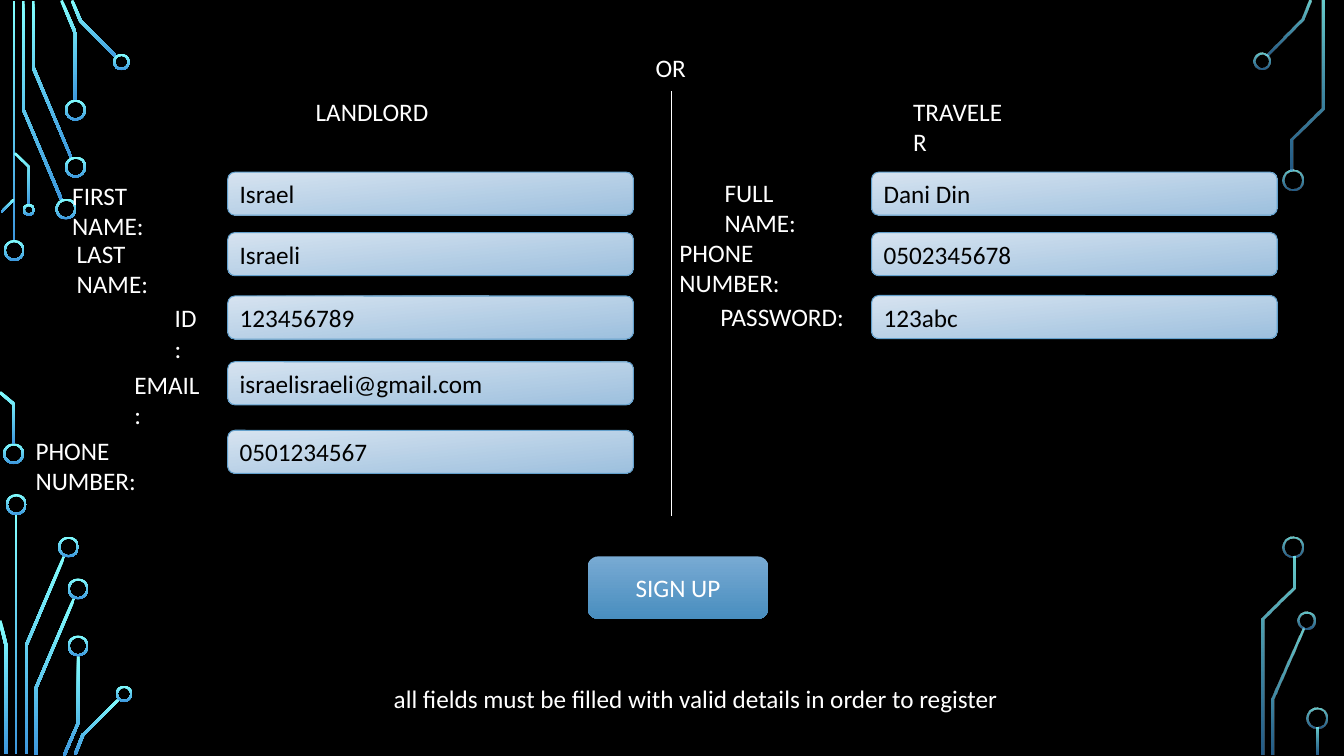
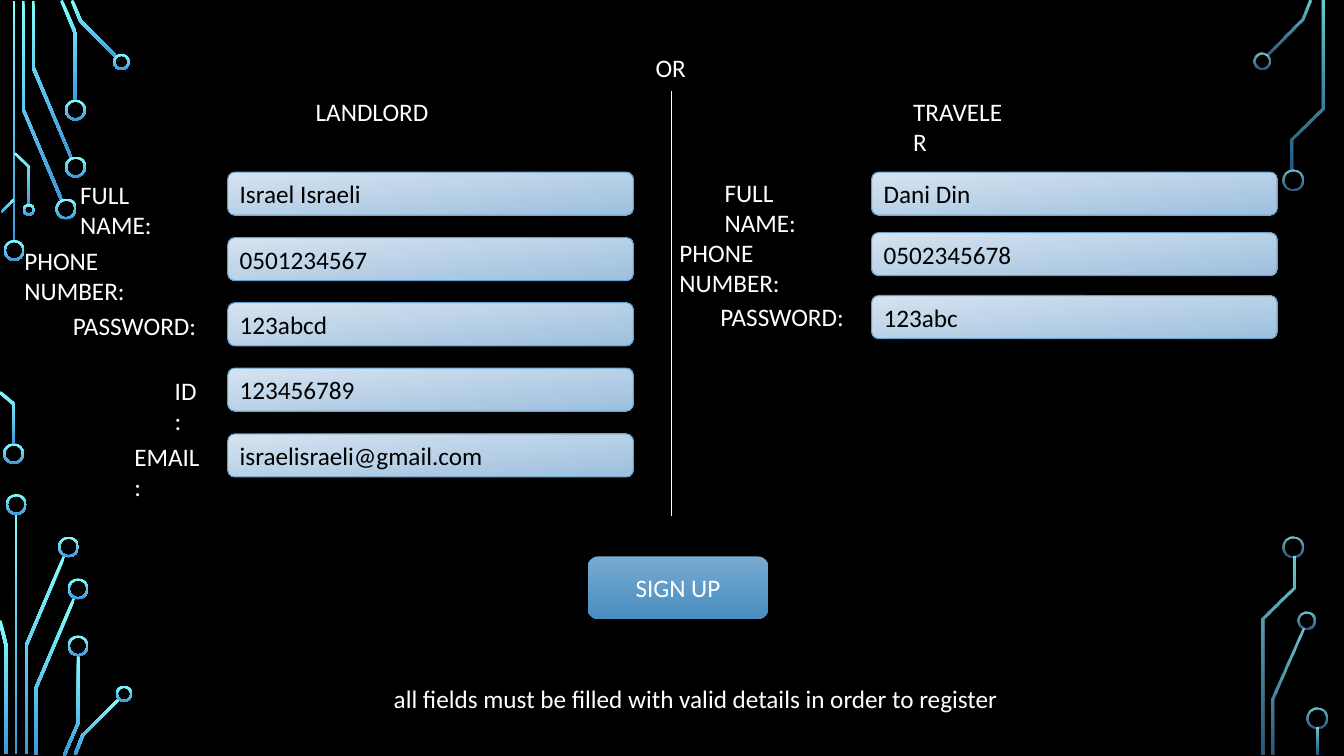
Before and after one commit to Team9-sce/SE-Fundamentals9, a slide deck: slide 3 of dira lehaskir prototype.pptx. Drawn at 1344x756 pixels with LibreOffice and Linux fonts; fonts in the diff are those of the drawing; background and template pictures are left out. Boxes give left, top, right and bottom in pixels: in the first picture for what was removed or moved away, otherwise in the second. Text is boxed around its words. In the diff, an @@ line names an element or a change of style, - is before the commit and + after.

```diff
--- a/dira lehaskir prototype.pptx
+++ b/dira lehaskir prototype.pptx
@@ text at bbox=[80, 187, 151, 234]: text changed @@
-FIRST NAME:
+FULL NAME:
@@ text in rounded rectangle at bbox=[240, 185, 361, 203]: text changed @@
-Israel
+Israel Israeli
@@ rounded rectangle "0501234567": place and size @@
-rounded rectangle "0501234567" at bbox=[228, 431, 633, 474]
+rounded rectangle "0501234567" at bbox=[228, 238, 633, 281]
@@ rounded rectangle removed at bbox=[228, 233, 633, 276] @@
-Israeli
@@ text "PHONE NUMBER:": place and size @@
-text "PHONE NUMBER:" at bbox=[36, 443, 136, 490]
+text "PHONE NUMBER:" at bbox=[24, 253, 124, 301]
@@ text removed at bbox=[77, 246, 148, 293] @@
-LAST NAME:
@@ text added at bbox=[73, 318, 196, 335], 18 pt, text #FFFFFF @@
+PASSWORD:
@@ rounded rectangle added at bbox=[228, 302, 633, 346], fill gradient #D7E4F0 to #9EC0DF, outline #63A0CC 0.75 pt, 18 pt, text #000000 @@
+123abcd
@@ 2 rounded rectangles, 1 text: place and size @@
-2 rounded rectangles, 1 text at bbox=[175, 296, 633, 405]
+2 rounded rectangles, 1 text at bbox=[175, 368, 633, 477]
@@ text "EMAIL:": place and size @@
-text "EMAIL:" at bbox=[134, 377, 199, 394]
+text "EMAIL:" at bbox=[134, 449, 199, 466]
```
Also in this commit, not shown: 6 other slides changed, 2 slides added, 1 slide removed.
